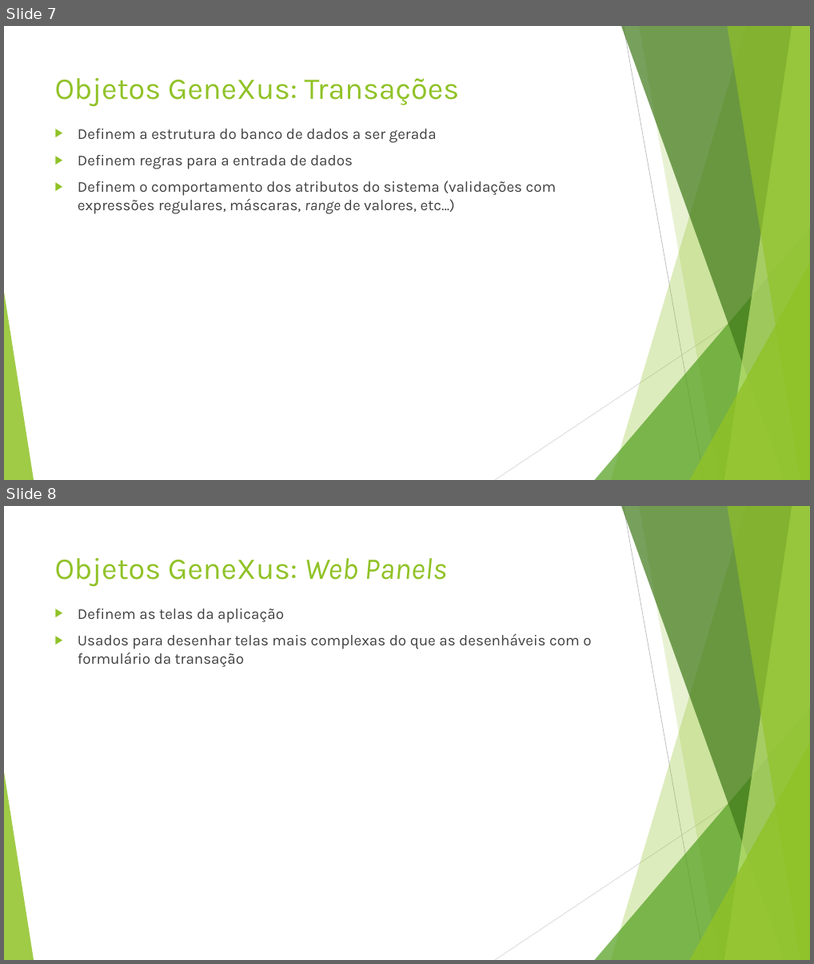
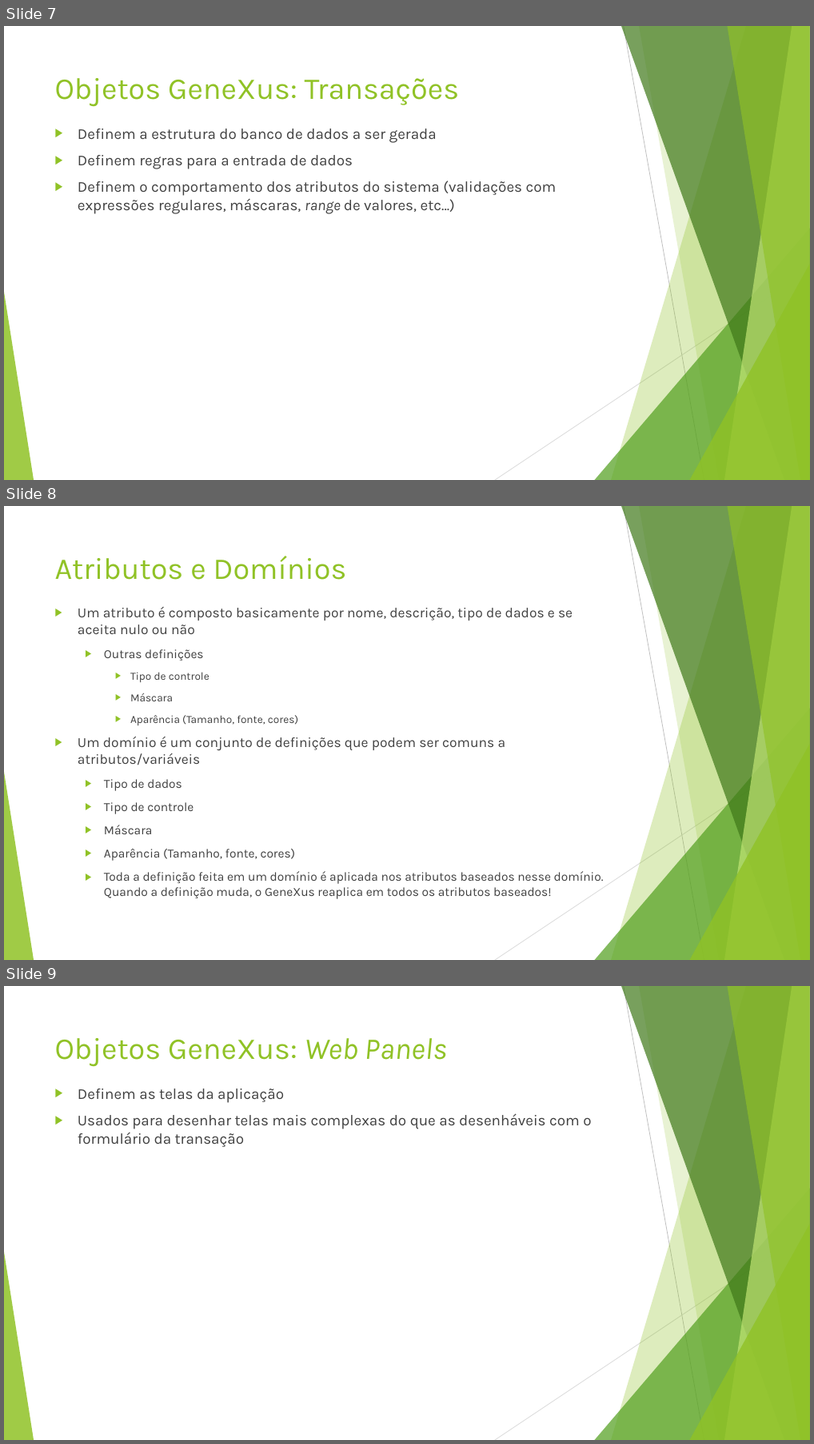
Before and after one commit to josenelsoncultri/Techweek2019, a slide deck: Techweek2019.pptx. Shown one above the other, each under a label of ours: slides 7 and 8 before the commit, slides 7, 8 and 9 after it. The pictures are 814x964 and 814x1444 pixels, drawn with LibreOffice and Linux fonts; fonts in the diff are those of the drawing; background and template pictures are left out. Boxes give left, top, right and bottom in pixels: in the first picture for what was removed or moved away, otherwise in the second. Text is boxed around its words. In the diff, an @@ line names an element or a change of style, - is before the commit and + after.

```diff
--- a/Techweek2019.pptx
+++ b/Techweek2019.pptx
@@ slide 8 added at <box>4,506,810,960</box>, background #FFFFFF; not listed: 10 template elements that a slide beside it also shows @@
@@ title added at <box>55,556,347,580</box>, 36 pt, text #90C226 @@
+Atributos e Domínios
@@ text added at <box>78,607,604,899</box>, 14.8 pt, text #404040 @@
+▶ Um atributo é composto basicamente por nome, descrição, tipo de dados e se aceita nulo ou não
+  ▶ Outras definições
+    ▶ Tipo de controle
+    ▶ Máscara
+    ▶ Aparência (Tamanho, fonte, cores)
+▶ Um domínio é um conjunto de definições que podem ser comuns a atributos/variáveis
+  ▶ Tipo de dados
+  ▶ Tipo de controle
+  ▶ Máscara
+  ▶ Aparência (Tamanho, fonte, cores)
+  ▶ Toda a definição feita em um domínio é aplicada nos atributos baseados nesse domínio. Quando a definição muda, o GeneXus reaplica em todos os atributos baseados!
@@ what was slide 8 is now slide 9 @@
```
Also in this commit, not shown: 1 slide changed, 5 other slides added, 2 other files.
